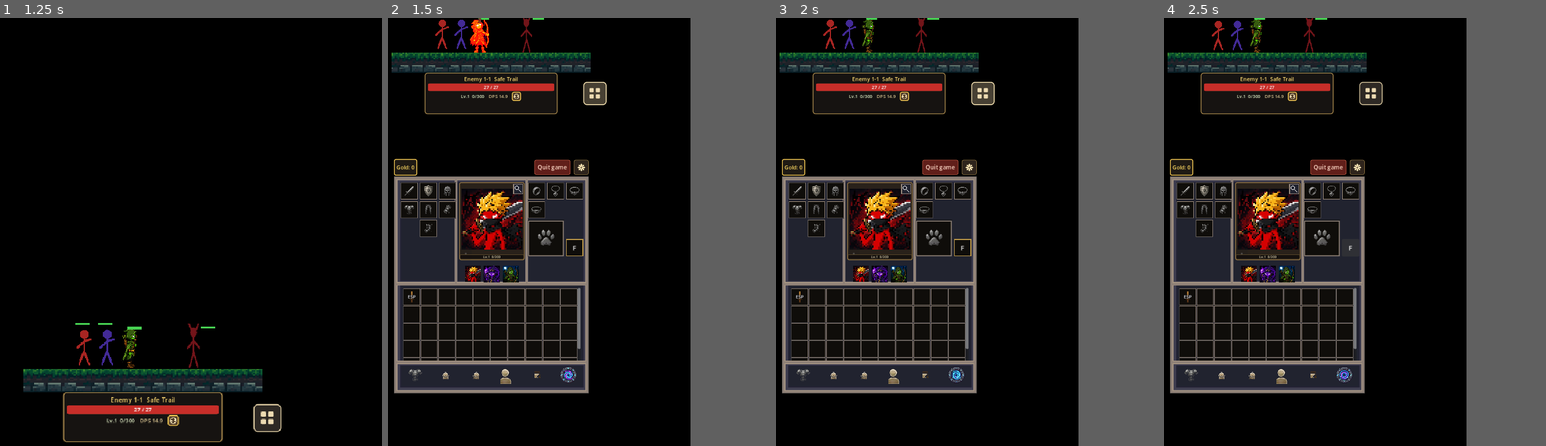
Above: before the commit, frames 1-4 (left to right).
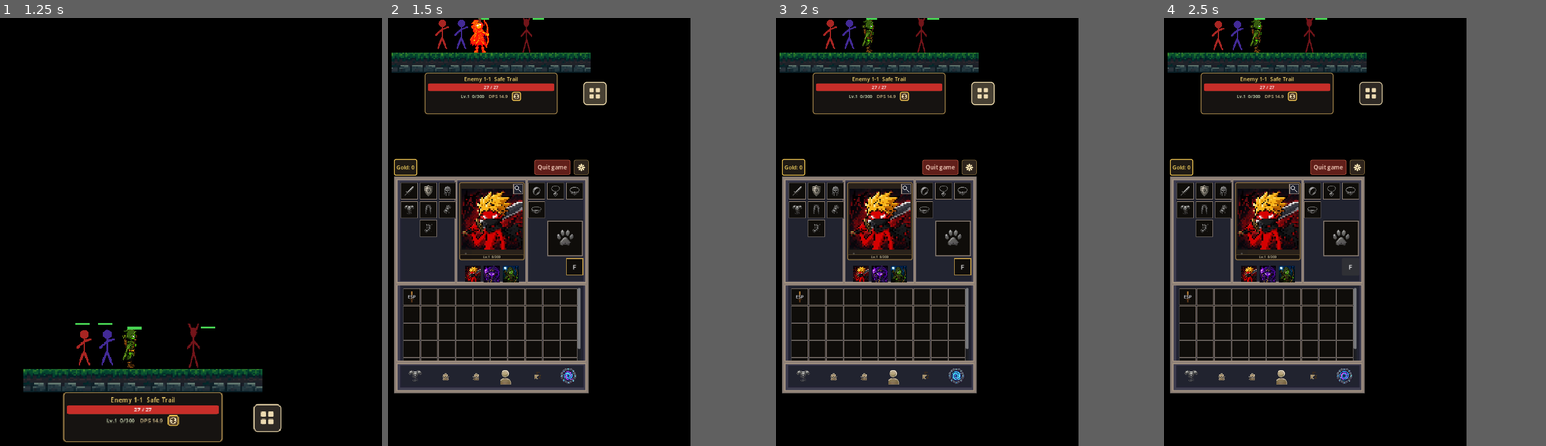
Above: after the commit, the same moments.

Repository: JoseVictorVicente/StickmanGame-Godot
Game: Godot game, scene res://scenes/main.tscn
The game is run twice, just before and just after one commit, with the same random seed, the same clock (stepped at 60 frames per second) and the same inputs.
Inputs (mouse positions are in pixels of both pictures, inside the frame that each line leads up to):
- Up to frame 1 (1.25 s): click (171, 420) at 0.5 s
- Up to frame 2 (1.5 s): click (655, 416) at 1.25 s
- Up to frame 3 (2 s): no input
- Up to frame 4 (2.5 s): click "F" at 2 s

Frame 1 is identical in both runs. In frame 2, 1.2% of the frame differs, in the area x 5-52%, y 47-86%; in frame 3, 1.2%; in frame 4, 1.2%.

Commit message:
Refine hub right equip panel layout and inventory band offset.
Move sort button into its own VBox under the pet slot, simplify jewelry slot sizing, and apply a 2px inventory panel offset in the hub menu.

Co-authored-by: Cursor <cursoragent@cursor.com>

Diff:
--- a/presentation/inventory/hero_equip_right_panel.tscn
+++ b/presentation/inventory/hero_equip_right_panel.tscn
@@ -56,11 +56,9 @@
 autowrap_mode = 3
 
 [node name="SlotRing" parent="MainGrid" unique_id=435455995 instance=ExtResource("2_slot")]
-custom_minimum_size = Vector2(42, 42)
 layout_mode = 2
 
 [node name="SlotPendant" parent="MainGrid" unique_id=1564896119 instance=ExtResource("2_slot")]
-custom_minimum_size = Vector2(42, 42)
 layout_mode = 2
 
 [node name="SlotSkillMenuPassiva1" type="Button" parent="MainGrid" unique_id=574950785]
@@ -75,29 +73,29 @@
 autowrap_mode = 3
 
 [node name="SlotBracelet" parent="MainGrid" unique_id=1933086272 instance=ExtResource("2_slot")]
-custom_minimum_size = Vector2(42, 42)
 layout_mode = 2
 
 [node name="SlotBelt" parent="MainGrid" unique_id=1293321618 instance=ExtResource("2_slot")]
-custom_minimum_size = Vector2(42, 42)
 layout_mode = 2
 
 [node name="GridContainer" type="GridContainer" parent="." unique_id=1267397833]
 layout_mode = 2
-columns = 2
 
 [node name="SlotPet" parent="GridContainer" unique_id=1649155764 instance=ExtResource("2_slot")]
 unique_name_in_owner = true
 custom_minimum_size = Vector2(88, 88)
 layout_mode = 2
-size_flags_horizontal = 0
+size_flags_horizontal = 10
 
-[node name="SortInventoryButton" type="Button" parent="GridContainer" unique_id=950267656]
+[node name="VBoxContainer" type="VBoxContainer" parent="." unique_id=752579915]
+layout_mode = 2
+
+[node name="SortInventoryButton" type="Button" parent="VBoxContainer" unique_id=950267656]
 unique_name_in_owner = true
 custom_minimum_size = Vector2(42, 42)
 layout_mode = 2
 size_flags_horizontal = 8
-size_flags_vertical = 8
+size_flags_vertical = 10
 tooltip_text = "Organizar inventário"
 theme_override_styles/normal = SubResource("StyleBoxFlat_sort_normal")
 text = "F"
--- a/presentation/inventory/inventory_menu.tscn
+++ b/presentation/inventory/inventory_menu.tscn
@@ -286,6 +286,7 @@
 size_flags_vertical = 1
 
 [node name="HeroCharacterPanel" parent="OverlayVBox/MenuArea/HubColumn/HubBody/HubContent/HubUpperRow" unique_id=338890698 instance=ExtResource("14_char")]
+layout_mode = 2
 
 [node name="HeroEquipRightPanel" parent="OverlayVBox/MenuArea/HubColumn/HubBody/HubContent/HubUpperRow" unique_id=1402060316 instance=ExtResource("15_right")]
 layout_mode = 2
@@ -300,6 +301,8 @@
 layout_mode = 2
 size_flags_horizontal = 1
 size_flags_vertical = 3
+offset_transform_enabled = true
+offset_transform_position = Vector2(0, 2)
 
 [node name="OverlayStack" type="Control" parent="OverlayVBox/MenuArea/HubColumn/HubBody" unique_id=109561746]
 unique_name_in_owner = true
